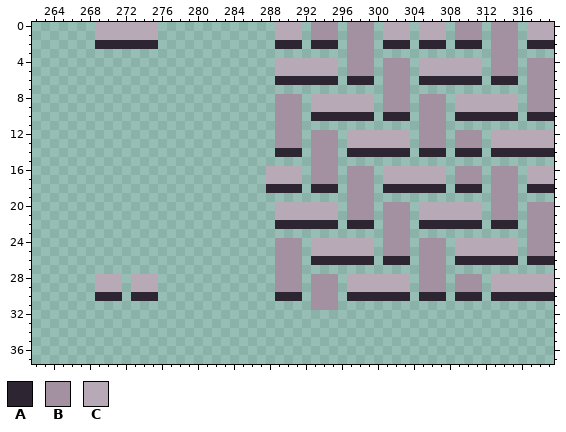
A pixel-art file gets an edit: Artwork/TileSets/TileMaps/Stone.ase. The picture above is the old version.
320x320 pixels, 1 frame. Colours within 5 levels of each other are drawn and written as one. Shown: x 262..319, y 0..37.
Visible layers, top first: "Layer 2", "Layer 1".
Palette (. is transparent): A #2d2632  B #a391a1  C #b8a9b7
Pixels before, first column x 269:
 0 CCCCCCC.............CCC.BBB.BBB.CCC.CCC.BBB.BBB.CCC
 1 CCCCCCC.............CCC.BBB.BBB.CCC.CCC.BBB.BBB.CCC
 2 AAAAAAA.............AAA.AAA.BBB.AAA.AAA.AAA.BBB.AAA
 3 ............................BBB.............BBB....
 4 ....................CCCCCCC.BBB.BBB.CCCCCCC.BBB.BBB
 5 ....................CCCCCCC.BBB.BBB.CCCCCCC.BBB.BBB
 6 ....................AAAAAAA.AAA.BBB.AAAAAAA.AAA.BBB
 7 ................................BBB.............BBB
 8 ....................BBB.CCCCCCC.BBB.BBB.CCCCCCC.BBB
 9 ....................BBB.CCCCCCC.BBB.BBB.CCCCCCC.BBB
10 ....................BBB.AAAAAAA.AAA.BBB.AAAAAAA.AAA
11 ....................BBB.............BBB............
12 ....................BBB.BBB.CCCCCCC.BBB.BBB.CCCCCCC
13 ....................BBB.BBB.CCCCCCC.BBB.BBB.CCCCCCC
14 ....................AAA.BBB.AAAAAAA.AAA.AAA.AAAAAAA
15 ........................BBB........................
16 ...................CCCC.BBB.BBB.CCCCCCC.BBB.BBB.CCC
17 ...................CCCC.BBB.BBB.CCCCCCC.BBB.BBB.CCC
18 ...................AAAA.AAA.BBB.AAAAAAA.AAA.BBB.AAA
19 ............................BBB.............BBB....
20 ....................CCCCCCC.BBB.BBB.CCCCCCC.BBB.BBB
21 ....................CCCCCCC.BBB.BBB.CCCCCCC.BBB.BBB
22 ....................AAAAAAA.AAA.BBB.AAAAAAA.AAA.BBB
23 ................................BBB.............BBB
24 ....................BBB.CCCCCCC.BBB.BBB.CCCCCCC.BBB
25 ....................BBB.CCCCCCC.BBB.BBB.CCCCCCC.BBB
26 ....................BBB.AAAAAAA.AAA.BBB.AAAAAAA.AAA
27 ....................BBB.............BBB............
28 CCC.CCC.............BBB.BBB.CCCCCCC.BBB.BBB.CCCCCCC
29 CCC.CCC.............BBB.BBB.CCCCCCC.BBB.BBB.CCCCCCC
30 AAA.AAA.............AAA.BBB.AAAAAAA.AAA.AAA.AAAAAAA
31 ........................BBB........................
New version:
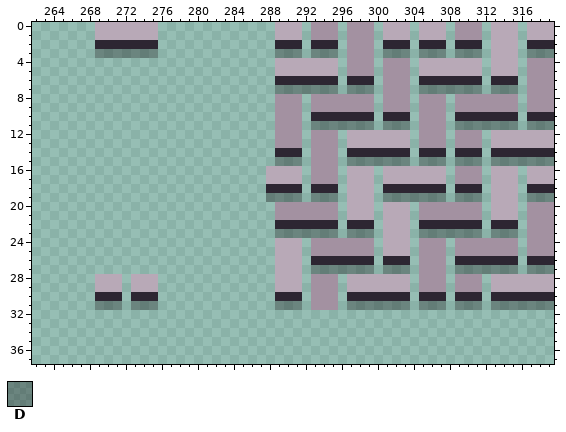
Colours new in this view: D #15141455
What changed:
layer "sombra" added
Layers "sombra", "Layer 1":
y 0..2: x 313..315 BBB -> CCC
y 3: x 269..275 ....... -> DDDDDDD; x 289..291 ... -> DDD; x 293..295 ... -> DDD; x 301..303 ... -> DDD; x 305..307 ... -> DDD; x 309..311 ... -> DDD; x 313..315 BBB -> CCC; x 317..319 ... -> DDD
y 4..5: x 313..315 BBB -> CCC
y 7: x 289..295 ....... -> DDDDDDD; x 297..299 ... -> DDD; x 305..311 ....... -> DDDDDDD; x 313..315 ... -> DDD
y 8..9: x 293..299 CCCCCCC -> BBBBBBB; x 309..315 CCCCCCC -> BBBBBBB
y 11: x 293..299 ....... -> DDDDDDD; x 301..303 ... -> DDD; x 309..315 ....... -> DDDDDDD; x 317..319 ... -> DDD
y 15: x 289..291 ... -> DDD; x 297..303 ....... -> DDDDDDD; x 305..307 ... -> DDD; x 309..311 ... -> DDD; x 313..319 ....... -> DDDDDDD
y 16..18: x 297..299 BBB -> CCC; x 313..315 BBB -> CCC
y 19: x 288..291 .... -> DDDD; x 293..295 ... -> DDD; x 297..299 BBB -> CCC; x 301..307 ....... -> DDDDDDD; x 309..311 ... -> DDD; x 313..315 BBB -> CCC; x 317..319 ... -> DDD
y 20..21: x 289..295 CCCCCCC -> BBBBBBB; x 297..299 BBB -> CCC; x 301..303 BBB -> CCC; x 305..311 CCCCCCC -> BBBBBBB; x 313..315 BBB -> CCC
y 22: x 301..303 BBB -> CCC
y 23: x 289..295 ....... -> DDDDDDD; x 297..299 ... -> DDD; x 301..303 BBB -> CCC; x 305..311 ....... -> DDDDDDD; x 313..315 ... -> DDD
y 24..25: x 289..291 BBB -> CCC; x 293..299 CCCCCCC -> BBBBBBB; x 301..303 BBB -> CCC; x 309..315 CCCCCCC -> BBBBBBB
y 26: x 289..291 BBB -> CCC
y 27: x 289..291 BBB -> CCC; x 293..299 ....... -> DDDDDDD; x 301..303 ... -> DDD; x 309..315 ....... -> DDDDDDD; x 317..319 ... -> DDD
y 28..29: x 289..291 BBB -> CCC
y 31: x 269..271 ... -> DDD; x 273..275 ... -> DDD; x 289..291 ... -> DDD; x 297..303 ....... -> DDDDDDD; x 305..307 ... -> DDD; x 309..311 ... -> DDD; x 313..319 ....... -> DDDDDDD
Boxes around the changes in both pictures, in picture pixels (x1, y1, x2, y2):
changed: (275, 22, 554, 130)
added: (95, 49, 158, 58)
changed: (266, 157, 554, 310)
added: (95, 301, 158, 310)
